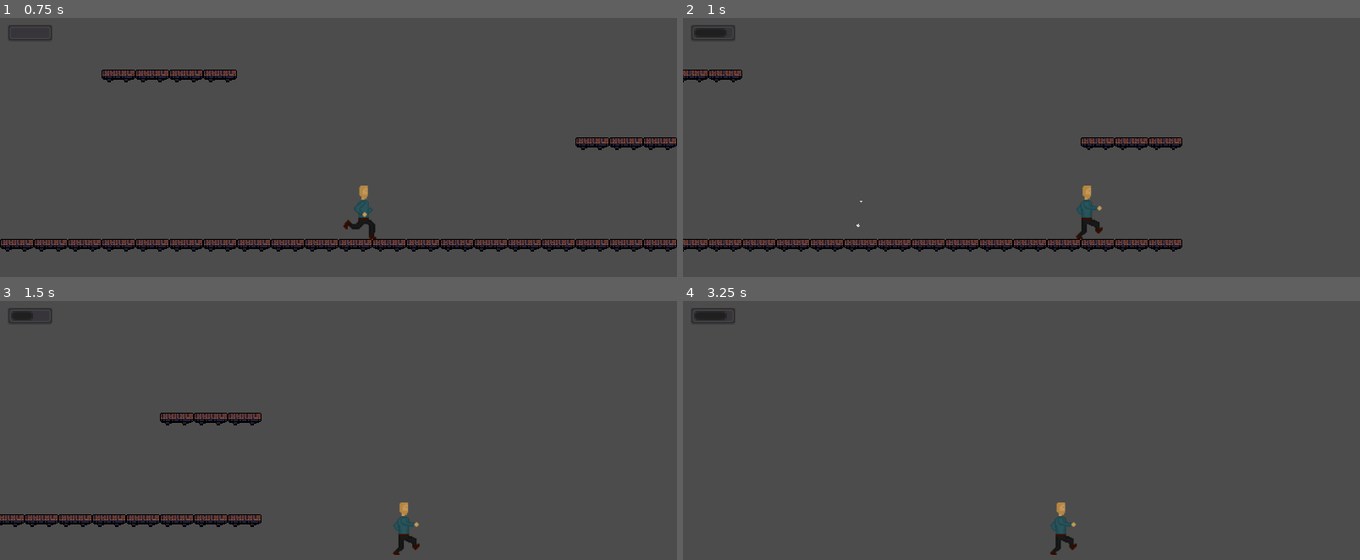
Above: before the commit, frames 1-4 (two rows, left to right).
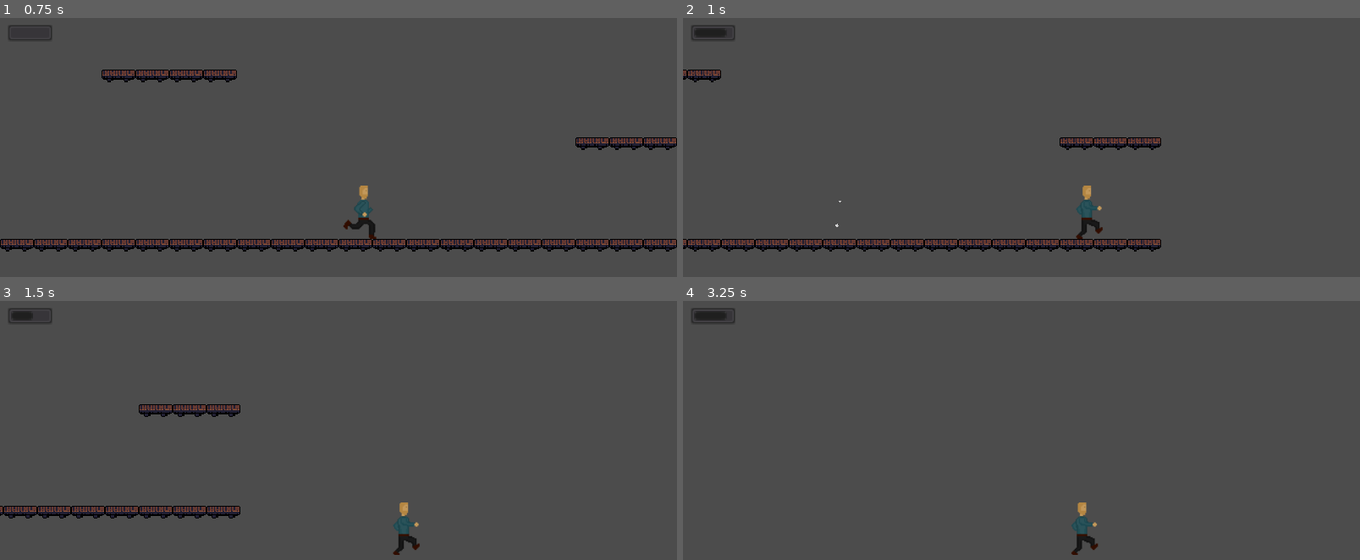
Above: after the commit, the same moments.

Repository: seifkamal/plattempt
Game: Godot game, scene res://Scenes/game.tscn
The game is run twice, just before and just after one commit, with the same random seed, the same clock (stepped at 60 frames per second) and the same inputs.
Inputs:
- Up to frame 1 (0.75 s): tap Enter (ui_accept) at 0.5 s; hold Right (ui_right) from 0.53 s (still down)
- Up to frame 2 (1 s): keep holding Right (ui_right); tap Enter (ui_accept) at 0.77 s
- Up to frame 3 (1.5 s): keep holding Right (ui_right)
- Up to frame 4 (3.25 s): tap Enter (ui_accept) at 1.52, 3.02 s; release Right (ui_right) at 2.03 s; hold Left (ui_left) 2.03-2.78 s; hold Right (ui_right) from 2.78 s (still down)

Frame 1 is identical in both runs. In frame 2, 2.6% of the frame differs, in the area x 0-74%, y 19-91%; in frame 3, 3.7%, in the area x 0-39%, y 39-88%; in frame 4, 0.7%.

Commit message:
Rebalance jump height and blink distance

Diff:
--- a/Scenes/Player/Player.gd
+++ b/Scenes/Player/Player.gd
@@ -6,9 +6,9 @@
 # Movement
 const ACCELERATION = 20
 const MAX_SPEED = 450
-const JUMP_HEIGHT = 400
+const JUMP_HEIGHT = 350
 # Blink
-const BLINK_DISTANCE = 110
+const BLINK_DISTANCE = 130
 
 # Movement
 var motion = Vector2()
